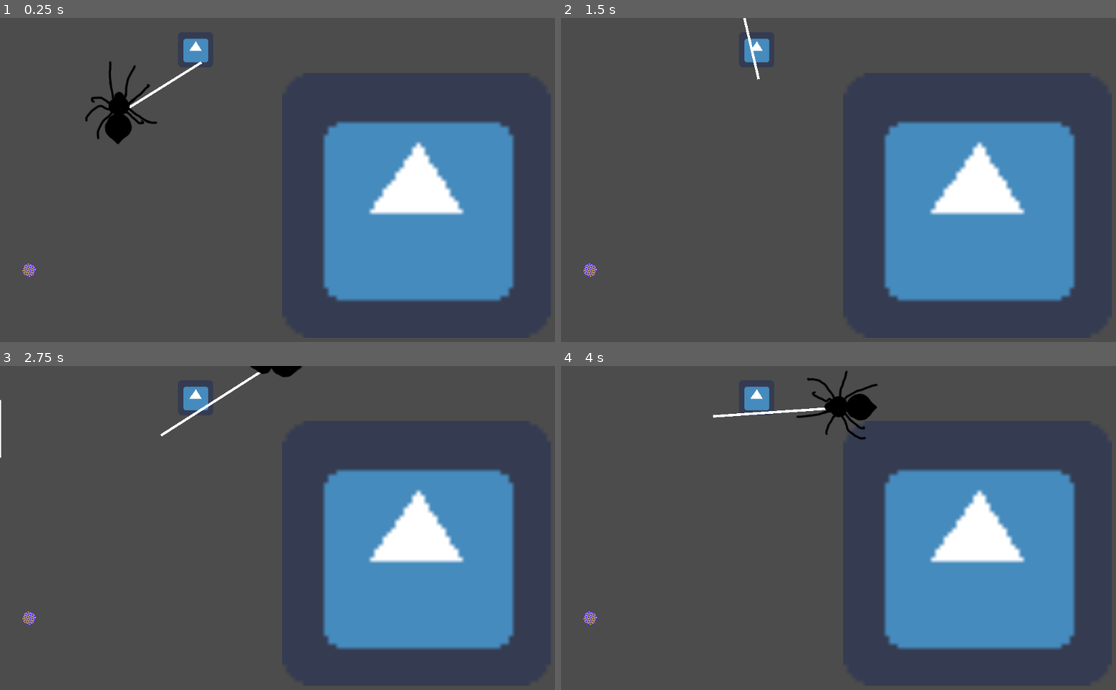
Above: before the commit, frames 1-4 (two rows, left to right).
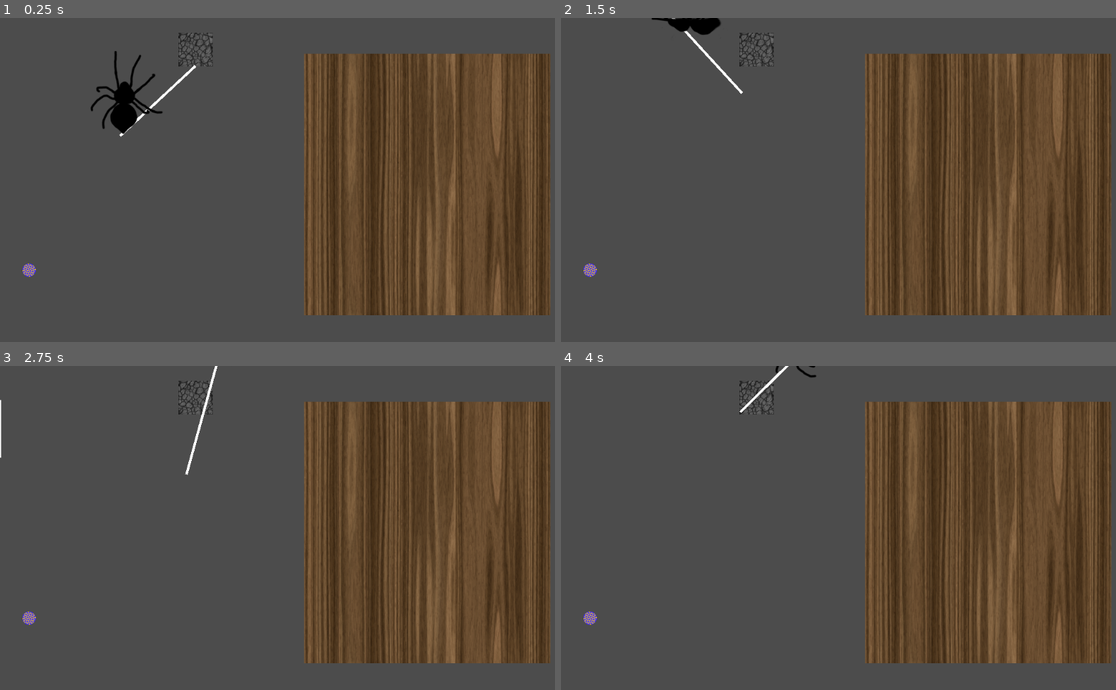
Above: after the commit, the same moments.

Repository: MarmotaGames/aracnotopia
Game: Godot game, scene res://levels/newWebTest/stretchAndMomentumTest.tscn
Same seed, same stepped clock (60 frames per second), same inputs: the game is played once before the commit and once after it. This scene is started directly instead of the project's main scene. The engine's default icon, where the game draws it, is replaced by a stand-in: a white triangle on a blue panel in a dark square.
Inputs (mouse positions are in pixels of both pictures, inside the frame that each line leads up to):
- Up to frame 1 (0.25 s): no input
- Up to frame 2 (1.5 s): move the mouse to (966, 167) at 0.52 s; hold Right (ui_right) 0.53-1.28 s; tap Ctrl (attachOrDetachFromArea) at 0.6 s; click (966, 167) at 0.67 s; move the mouse to (727, 199) at 1.27 s; hold Down (ui_down) from 1.28 s (still down); tap L (excreteOrLeaveWeb) at 1.35 s
- Up to frame 3 (2.75 s): move the mouse to (338, 456) at 2.02 s; release Down (ui_down) at 2.03 s; press the mouse at (338, 456) at 2.03 s; hold Right (ui_right) from 2.03 s (still down)
- Up to frame 4 (4 s): move the mouse to (816, 596) at 2.77 s; release Right (ui_right) at 2.78 s; release the mouse at (816, 596) at 2.78 s; hold Up (ui_up) 2.78-3.53 s; tap Ctrl (attachOrDetachFromArea) at 2.85 s; click (816, 596) at 2.92 s; move the mouse to (1010, 579) at 3.52 s; hold Left (ui_left) from 3.53 s (still down); tap L (excreteOrLeaveWeb) at 3.6 s

The runs differ from the first frame. In frame 1, 38% of the frame differs, in the area x 15-100%, y 4-92%; in frame 2, 37%; in frame 3, 37%; in frame 4, 37%.

Commit message:
Apply textures on objects and improve test scenes

Diff:
--- a/GodotProject/levels/newWebTest/launchWebTest.tscn
+++ b/GodotProject/levels/newWebTest/launchWebTest.tscn
@@ -8,37 +8,38 @@
 
 [node name="Spider" parent="." index="0" instance=ExtResource( 1 )]
 
+modulate = Color( 1, 1, 1, 0.176784 )
 position = Vector2( 225.855, 428.95 )
 z_index = 1
-_sections_unfolded = [ "Collision", "Linear", "Transform", "Z Index" ]
+_sections_unfolded = [ "Collision", "Linear", "Transform", "Visibility", "Z Index" ]
 
 [node name="Plataforma" parent="." index="1" instance=ExtResource( 2 )]
 
-position = Vector2( 226.117, 436.375 )
-scale = Vector2( 3.5, 3.5 )
+position = Vector2( 230.362, 511.267 )
+scale = Vector2( 0.612234, 0.792547 )
 z_index = -1
 _sections_unfolded = [ "Region", "Transform", "Visibility", "Z Index" ]
 
 [node name="Plataforma2" parent="." index="2" instance=ExtResource( 2 )]
 
-position = Vector2( 608.551, 554.522 )
-scale = Vector2( 3.5, 3.5 )
+position = Vector2( 668.601, 567.069 )
+scale = Vector2( 0.582676, 0.696957 )
 z_index = -1
 _sections_unfolded = [ "Region", "Transform", "Visibility", "Z Index" ]
 
 [node name="Stone" parent="." index="3" instance=ExtResource( 3 )]
 
-position = Vector2( 224.636, 233.191 )
+position = Vector2( 224.636, 270.203 )
 _sections_unfolded = [ "Collision", "Transform" ]
 
 [node name="Stone2" parent="." index="4" instance=ExtResource( 3 )]
 
-position = Vector2( 501.829, 317.258 )
+position = Vector2( 461.933, 234.275 )
 _sections_unfolded = [ "Collision", "Transform" ]
 
 [node name="Stone3" parent="." index="5" instance=ExtResource( 3 )]
 
-position = Vector2( 769.933, 265 )
+position = Vector2( 705.996, 187.459 )
 _sections_unfolded = [ "Collision", "Transform" ]
 
 
--- a/GodotProject/levels/newWebTest/stretchAndMomentumTest.tscn
+++ b/GodotProject/levels/newWebTest/stretchAndMomentumTest.tscn
@@ -28,11 +28,12 @@
 
 [node name="Plataforma" parent="." index="2" instance=ExtResource( 3 )]
 
-position = Vector2( 755.884, 340.736 )
+position = Vector2( 775.493, 302.712 )
+scale = Vector2( 0.874704, 0.928921 )
 
 [node name="Web" type="RigidBody2D" parent="." index="3"]
 
-position = Vector2( 355.1, 167.358 )
+position = Vector2( 354.827, 180.391 )
 input_pickable = false
 collision_layer = 16
 collision_mask = 16
@@ -54,9 +55,10 @@
 script = ExtResource( 4 )
 _sections_unfolded = [ "Angular", "Applied Forces", "Collision", "Linear", "Pickable", "Transform", "Z Index" ]
 stretchSpeed = 5
-inferiorStretchLimit = 0.35
-superiorStretchLimit = 1.5
-launchLimit = 50
+webLaunchSpeed = 3
+inferiorStretchLimit = 0.2
+superiorStretchLimit = 30
+launchLimit = 30
 
 [node name="Sprite" type="Sprite" parent="Web" index="0"]
 
@@ -100,8 +102,7 @@
 
 [node name="Spider" parent="." index="4" instance=ExtResource( 6 )]
 
-position = Vector2( 355.807, 251.607 )
-rotation = 3.14159
+position = Vector2( 354.726, 318.071 )
 mode = 2
 gravity_scale = 5.0
 _sections_unfolded = [ "Angular", "Applied Forces", "Collision", "Linear", "Transform" ]
--- a/GodotProject/objects/Plataforma.tscn
+++ b/GodotProject/objects/Plataforma.tscn
@@ -1,24 +1,22 @@
 [gd_scene load_steps=4 format=2]
 
-[ext_resource path="res://icon.png" type="Texture" id=1]
+[ext_resource path="res://assets/objects/wood1.png" type="Texture" id=1]
 [ext_resource path="res://areas/ContactArea.gd" type="Script" id=2]
 
 [sub_resource type="RectangleShape2D" id=1]
 
 custom_solver_bias = 0.0
-extents = Vector2( 212, 187 )
+extents = Vector2( 256, 256 )
 
 [node name="Plataforma" type="Sprite"]
 
 position = Vector2( 503.389, 304.9 )
-scale = Vector2( 7.62804, 7.53109 )
+scale = Vector2( 0.5, 0.5 )
 texture = ExtResource( 1 )
 _sections_unfolded = [ "Transform" ]
 
 [node name="ContactArea" type="Area2D" parent="." index="0"]
 
-position = Vector2( 0.543182, -0.901497 )
-scale = Vector2( 0.148969, 0.168141 )
 input_pickable = true
 gravity_vec = Vector2( 0, 1 )
 gravity = 98.0
@@ -31,8 +29,8 @@
 
 [node name="CollisionShape2D" type="CollisionShape2D" parent="ContactArea" index="0"]
 
-position = Vector2( -2.11267, 7.36642 )
 shape = SubResource( 1 )
+_sections_unfolded = [ "Transform" ]
 
 [connection signal="area_entered" from="ContactArea" to="ContactArea" method="_on_ContactArea_area_entered"]
 
--- a/GodotProject/objects/Stone.tscn
+++ b/GodotProject/objects/Stone.tscn
@@ -1,6 +1,6 @@
 [gd_scene load_steps=5 format=2]
 
-[ext_resource path="res://icon.png" type="Texture" id=1]
+[ext_resource path="res://assets/objects/StoneFloorTexture (2).png" type="Texture" id=1]
 [ext_resource path="res://areas/ContactArea.gd" type="Script" id=2]
 
 [sub_resource type="RectangleShape2D" id=1]
@@ -27,6 +27,7 @@
 
 [node name="Sprite" type="Sprite" parent="." index="0"]
 
+scale = Vector2( 0.12, 0.12 )
 texture = ExtResource( 1 )
 _sections_unfolded = [ "Transform" ]
 
